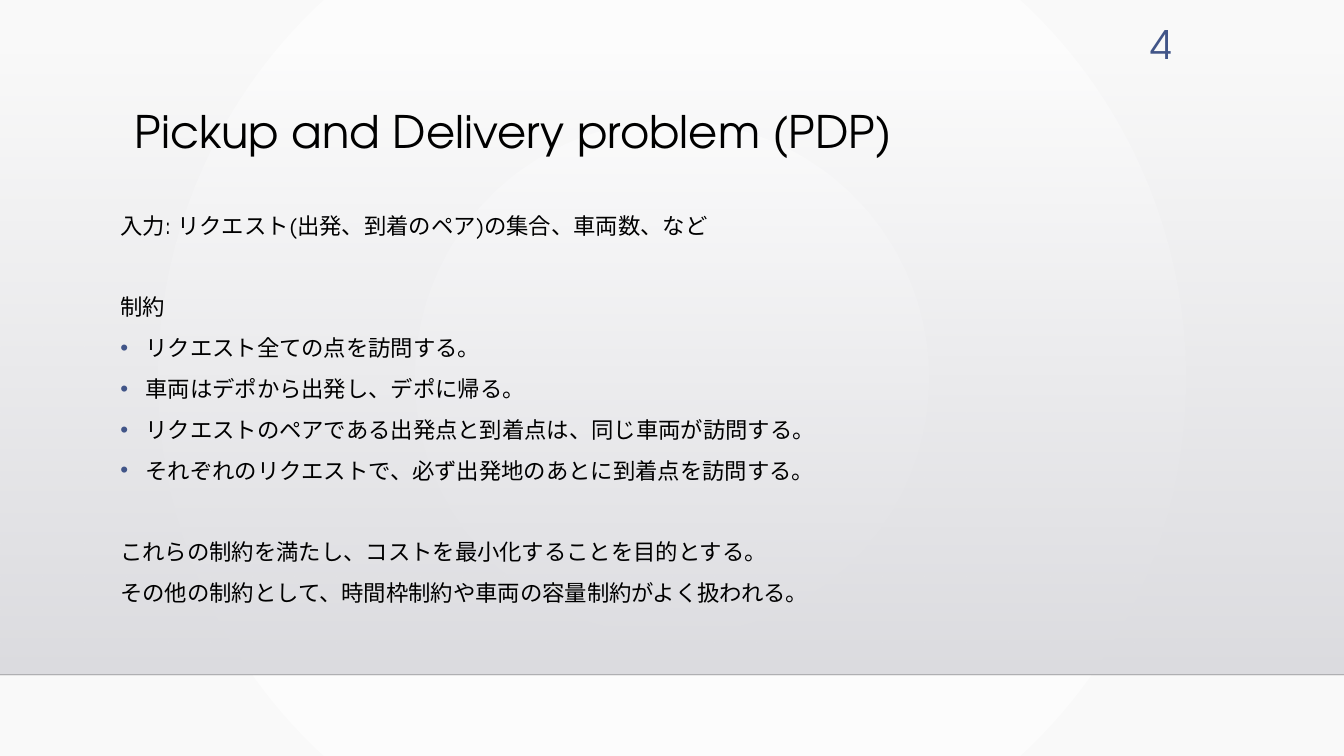
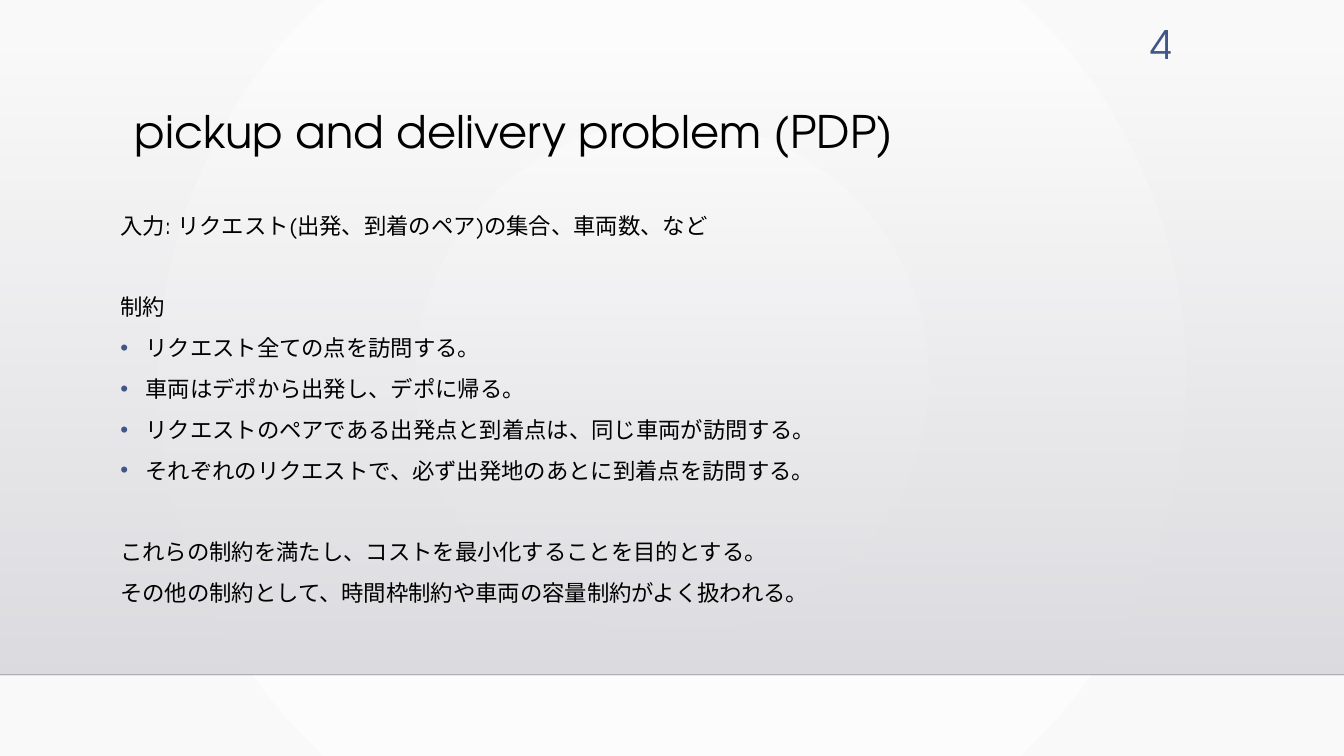
Before and after one commit to kotaro400/DARP, a slide deck: slide 4 of 卒論発表_10分用.pptx. Drawn at 1344x756 pixels with LibreOffice and Linux fonts; fonts in the diff are those of the drawing; background and template pictures are left out. Boxes give left, top, right and bottom in pixels: in the first picture for what was removed or moved away, otherwise in the second. Text is boxed around its words. In the diff, an @@ line names an element or a change of style, - is before the commit and + after.

```diff
--- a/卒論発表_10分用.pptx
+++ b/卒論発表_10分用.pptx
@@ title at bbox=[135, 115, 893, 158]: text changed @@
-Pickup and Delivery problem (PDP)
+pickup and delivery problem (PDP)
```
Also in this commit, not shown: 2 other slides changed, 1 slide removed, 1 other file.
